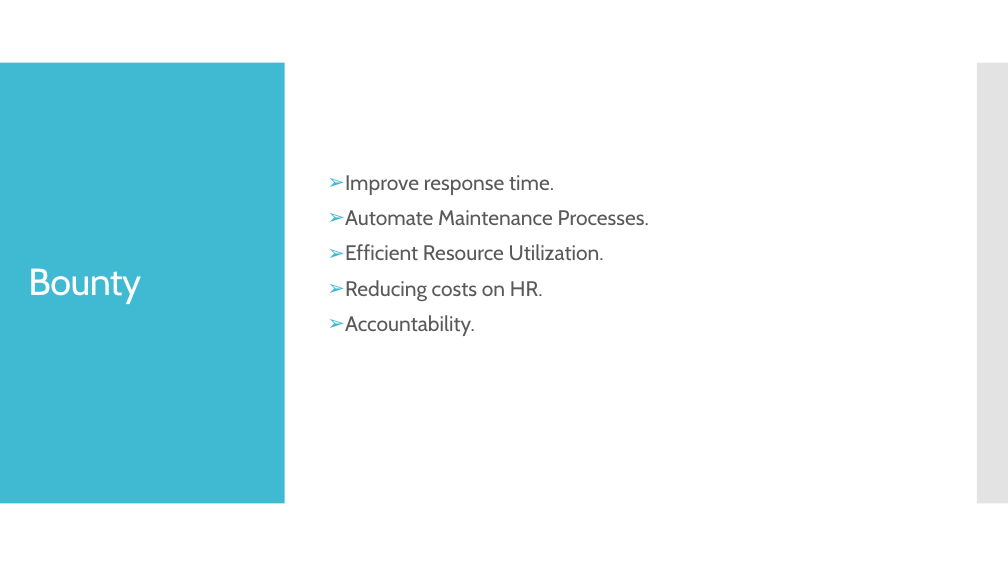
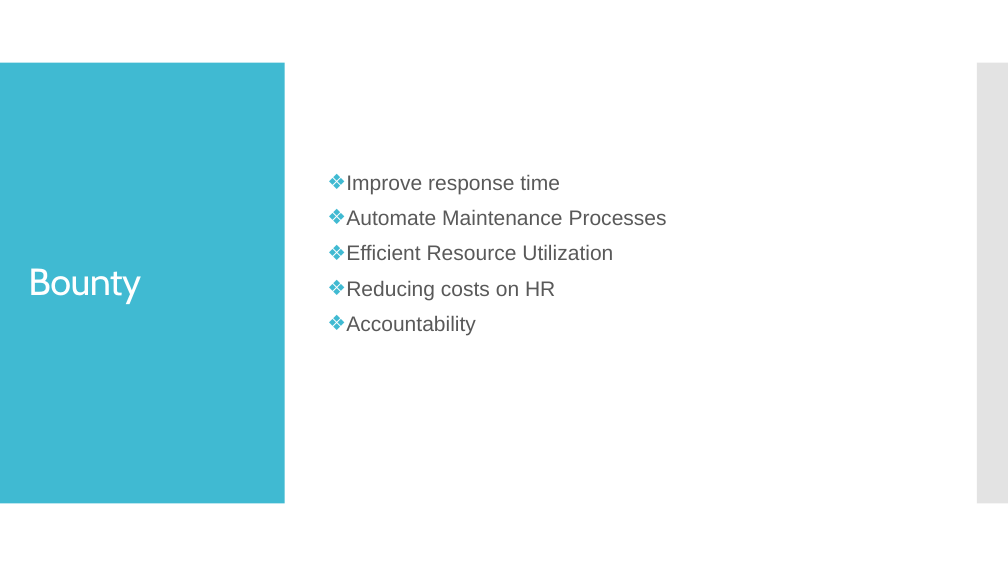
Before and after one commit to k4rriL/ATS, a slide deck: slide 8 of Presentation/Automatic Ticketing System (ATS).pptx. Drawn at 1008x567 pixels with LibreOffice and Linux fonts; fonts in the diff are those of the drawing. Boxes give left, top, right and bottom in pixels: in the first picture for what was removed or moved away, otherwise in the second. Text is boxed around its words. In the diff, an @@ line names an element or a change of style, - is before the commit and + after.

```diff
--- a/Presentation/Automatic Ticketing System (ATS).pptx
+++ b/Presentation/Automatic Ticketing System (ATS).pptx
@@ text at (x1=346, y1=175, x2=667, y2=335): text changed; font Cabin to Arial @@
-➢ Improve response time.
-➢ Automate Maintenance Processes.
-➢ Efficient Resource Utilization.
-➢ Reducing costs on HR.
-➢ Accountability.
+❖ Improve response time
+❖ Automate Maintenance Processes
+❖ Efficient Resource Utilization
+❖ Reducing costs on HR
+❖ Accountability
```
Also in this commit, not shown: 3 other slides changed.
